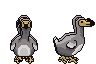
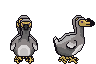
The second 96 × 64 image is a revision of the first. Changes to its layers:
painted on "F4 (150ms) (replace)" over <box>21,20,83,31</box>
painted on "F3 (150ms) (replace)" over <box>19,17,31,28</box>
painted on "F2 (150ms) (replace)" over <box>17,20,82,31</box>
painted on "F1 (150ms) (replace)" over <box>19,17,31,28</box>
